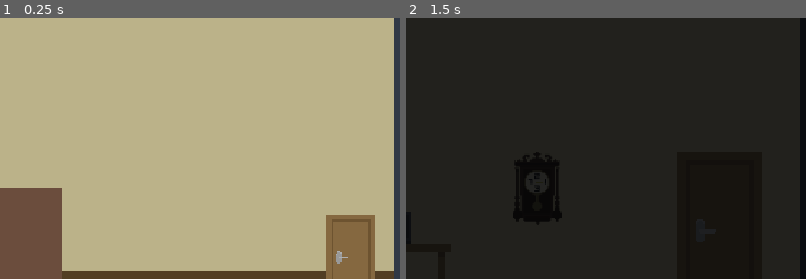
Above: before the commit, frames 1-2 (left to right).
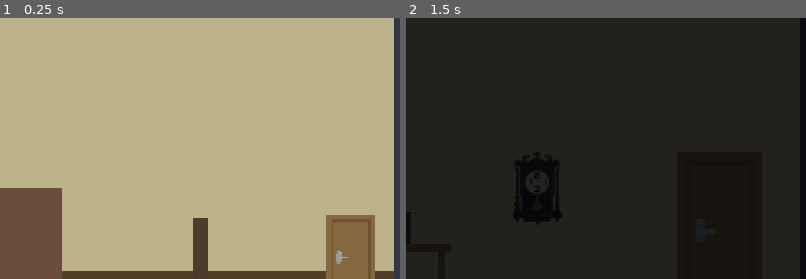
Above: after the commit, the same moments.

Repository: zjezdzalka/bounceBack
Game: Godot game, scene res://Scenes/Levels/hallway.tscn
The game is run twice, just before and just after one commit, with the same random seed, the same clock (stepped at 60 frames per second) and the same inputs. This scene is started directly instead of the project's main scene.
Inputs (mouse positions are % of the whole screen's width and height, from its top left):
- Up to frame 1 (0.25 s): no input
- Up to frame 2 (1.5 s): tap E (house_interact) at 0.5, 1.25, 1.35 s; move the mouse to (72, 45) at 0.52 s; hold Q (house_switch) 0.53-1.28 s; hold D (house_right) from 0.53 s (still down); click (72, 45) at 0.67 s; tap Space (house_jump) at 0.77 s; move the mouse to (30, 55) at 1.27 s; click (30, 55) at 1.42 s
The pictures show only the part of the screen within x 49-99%, y 27-77%; the shares and areas given below are measured in that part.

The runs differ from the first frame. In frame 1, 0.8% of the frame differs, in the area x 48-52%, y 76-97%; in frame 2, nothing differs.

Commit message:
level 2 update

Diff:
--- a/Scenes/Levels/hallway.tscn
+++ b/Scenes/Levels/hallway.tscn
@@ -6,11 +6,12 @@
 [ext_resource type="Texture2D" uid="uid://c5aes3aejhqgb" path="res://Art/House/Character.png" id="Character"]
 
 
-[ext_resource type="Texture2D" path="res://Art/House/Chair_big.png" id="Chair"]
 [ext_resource type="Texture2D" path="res://Art/House/Corridor.png" id="Corridor"]
 [ext_resource type="Texture2D" path="res://Art/House/Door_big.png" id="Door"]
 
 [ext_resource type="Texture2D" path="res://Art/House/Cabinet_big.png" id="Cabinet_big"]
+
+[ext_resource type="Texture2D" path="res://Art/House/Chair_big.png" id="Chair"]
 
 [node name="Hallway" type="Node2D" unique_id=2054935274]
 script = ExtResource("1")
@@ -56,31 +57,6 @@
 color = Color(0.19, 0.22, 0.27, 1)
 layers = 7
 
-[node name="HallChair" parent="Objects" unique_id=1252148156 instance=ExtResource("3")]
-show_placeholder = false
-visible = false
-z_index = 2
-position = Vector2(350, 566)
-collision_layer = 7
-collision_mask = 0
-size = Vector2(56, 68)
-color = Color(0.53, 0.4, 0.7, 1)
-layers = 7
-
-[node name="Art" type="Sprite2D" parent="Objects/HallChair"]
-texture_filter = 1
-scale = Vector2(1.4, 1.133333)
-texture = ExtResource("Chair")
-
-[node name="Label" type="Label" parent="Objects/HallChair" unique_id=808958788]
-z_index = 8
-offset_left = -90.0
-offset_top = -57.0
-offset_right = 90.0
-theme_override_font_sizes/font_size = 16
-text = "Krzesło"
-horizontal_alignment = 1
-
 [node name="Wardrobe" parent="Objects" unique_id=1629208816 instance=ExtResource("3")]
 z_index = 2
 position = Vector2(588, 524)
@@ -119,27 +95,6 @@
 text = "Drzwi frontowe"
 horizontal_alignment = 1
 
-[node name="CellarDoor" type="Node2D" parent="Objects" unique_id=1855769705]
-visible = false
-z_index = 1
-position = Vector2(825, 545)
-
-[node name="Art" type="Sprite2D" parent="Objects/CellarDoor"]
-texture_filter = 1
-scale = Vector2(0.875, 0.887097)
-texture = ExtResource("Door")
-region_enabled = true
-region_rect = Rect2(24, 4, 80, 124)
-
-[node name="Label" type="Label" parent="Objects/CellarDoor" unique_id=1309037884]
-z_index = 8
-offset_left = -90.0
-offset_top = -78.0
-offset_right = 90.0
-theme_override_font_sizes/font_size = 16
-text = "Do piwnicy"
-horizontal_alignment = 1
-
 [node name="Cabinet" parent="Objects" unique_id=472917172 instance=ExtResource("3")]
 visible = false
 z_index = 2
@@ -166,20 +121,74 @@
 text = "Szafka"
 horizontal_alignment = 1
 
-[node name="Wires" type="Node2D" parent="Objects"]
-visible = false
-position = Vector2(720, 553)
-z_index = 2
-
-[node name="Red" type="Line2D" parent="Objects/Wires"]
-points = PackedVector2Array(-14, -12, -6, -3, -6, 8)
-width = 3.0
-default_color = Color(0.88, 0.25, 0.27, 1)
-
-[node name="Blue" type="Line2D" parent="Objects/Wires"]
-points = PackedVector2Array(14, -12, 6, -3, 6, 8)
-width = 3.0
-default_color = Color(0.33, 0.65, 1, 1)
+[node name="HallChair" parent="Objects" unique_id=1252148156 instance=ExtResource("3")]
+show_placeholder = false
+visible = false
+z_index = 2
+position = Vector2(350, 566)
+collision_layer = 7
+collision_mask = 0
+size = Vector2(56, 68)
+color = Color(0.53, 0.4, 0.7, 1)
+layers = 7
+
+[node name="Art" type="Sprite2D" parent="Objects/HallChair"]
+texture_filter = 1
+scale = Vector2(1.4, 1.133333)
+texture = ExtResource("Chair")
+
+[node name="Label" type="Label" parent="Objects/HallChair" unique_id=808958788]
+z_index = 8
+offset_left = -90.0
+offset_top = -57.0
+offset_right = 90.0
+theme_override_font_sizes/font_size = 16
+text = "Krzesło"
+horizontal_alignment = 1
+
+[node name="CellarDoor" type="Node2D" parent="Objects" unique_id=1855769705]
+z_index = 1
+position = Vector2(825, 545)
+
+[node name="Art" type="Sprite2D" parent="Objects/CellarDoor"]
+texture_filter = 1
+scale = Vector2(3.5, 3.5)
+texture = ExtResource("Door")
+region_enabled = true
+region_rect = Rect2(10, 9, 20, 31)
+
+[node name="Label" type="Label" parent="Objects/CellarDoor" unique_id=1309037884]
+z_index = 8
+offset_left = -90.0
+offset_top = -78.0
+offset_right = 90.0
+theme_override_font_sizes/font_size = 16
+text = "Do piwnicy"
+horizontal_alignment = 1
+
+[node name="PressurePlate" type="Node2D" parent="Objects"]
+visible = false
+position = Vector2(715, 596)
+
+[node name="Surface" type="ColorRect" parent="Objects/PressurePlate"]
+offset_left = -40
+offset_right = 40
+offset_top = -4
+offset_bottom = 4
+mouse_filter = 2
+color = Color(0.8, 0.54, 0.2, 1)
+
+[node name="WardrobePassage" type="Node2D" parent="Objects"]
+visible = false
+position = Vector2(588, 574)
+
+[node name="Surface" type="ColorRect" parent="Objects/WardrobePassage"]
+offset_left = -22
+offset_right = 22
+offset_top = -26
+offset_bottom = 26
+mouse_filter = 2
+color = Color(0.31, 0.64, 0.72, 0.85)
 
 [node name="Player" parent="." unique_id=2016173304 instance=ExtResource("2")]
 position = Vector2(103, 565)
--- a/Scenes/Levels/house_level.gd
+++ b/Scenes/Levels/house_level.gd
@@ -1,6 +1,6 @@
 extends Node2D
 
-enum Stage { ROOM, HALL, BASEMENT }
+enum Stage { ROOM, HALL, BASEMENT, LIGHTS }
 
 @export var stage: Stage
 @export_file("*.tscn") var next_scene: String
@@ -15,8 +15,9 @@
 var saved_apparition: Variant = null
 var back_door: Node2D
 var learned_hints: Dictionary = {}
-const ROOM_PATHS := ["res://Scenes/Levels/room.tscn", "res://Scenes/Levels/hallway.tscn", "res://Scenes/Levels/basement.tscn"]
-const SAVED_FIELDS := ["lamp_on", "laptop_checked", "wardrobe_hint_shown", "front_door_checked", "room_door_checked", "room_key", "lights_fixed", "has_key", "gate_open", "moved_props", "hints", "learned_hints", "learned_move", "learned_jump", "left_bed", "bed_line"]
+const PREVIOUS_ROOMS := {Stage.HALL: "room", Stage.LIGHTS: "hallway", Stage.BASEMENT: "hallway"}
+var wardrobe_raised := false
+const SAVED_FIELDS := ["wardrobe_raised", "lamp_on", "laptop_checked", "wardrobe_hint_shown", "front_door_checked", "room_door_checked", "room_key", "lights_fixed", "has_key", "gate_open", "moved_props", "hints", "learned_hints", "learned_move", "learned_jump", "left_bed", "bed_line"]
 const AVATAR_ART_SCALE := 1.25
 const BODY_LAYER := 8
 const SHELF_LAYER := 16
@@ -97,6 +98,14 @@
 	if clock_audio:
 		clock_audio.bus = "Sound Effects"
 		clock_audio.play()
+	if stage == Stage.LIGHTS:
+		hallucinating = true
+		_switch_avatar()
+		apparition.position = Vector2(480, 348)
+		apparition.position.y += 375.9 - _player_bounds().end.y
+		original.hide()
+		original.get_node("HeadPlatform").collision_layer = 0
+		_refresh_objects()
 	if visited:
 		return
 	match stage:
@@ -112,6 +121,9 @@
 				"Narrator: Why is your house such a mess?",
 				"Narrator: Front door’s right there. Just cross the hall. Or whatever’s left of it. Looks like something out of a horror movie."
 			])
+		Stage.LIGHTS:
+			if not lights_fixed:
+				_say(["Narrator: Find a way to get the lights working before you go down there. I’d hate for you to break your neck on the stairs."])
 		Stage.BASEMENT:
 			_say([
 				"Narrator: Looking at the rest of the house, I thought the basement would be scarier.",
@@ -189,8 +201,9 @@
 					_say([BED_LINES[bed_line]])
 					bed_line += 1
 		Stage.HALL:
-			if player.velocity.y < -1.0:
+			if not wardrobe_raised and player.velocity.y < -1.0:
 				_wardrobe_jump_hint()
+		Stage.LIGHTS:
 			if $Objects/Wires.visible and _near("Wires", 105.0):
 				_hint("wires", "Narrator: See those wires? Try connecting them. Maybe that’ll get the lights working.")
 		Stage.BASEMENT:
@@ -219,16 +232,19 @@
 			elif _near("RoomDoor") and lamp_on and player == original:
 				target = "RoomDoor"
 		Stage.HALL:
-			if _can_grab("HallChair"):
+			if hallucinating and wardrobe_raised and _near("WardrobePassage", 64.0):
+				target = "WardrobePassage"
+			elif _can_grab("Cabinet", 65.0):
+				target = "Cabinet"
+			elif _can_grab("HallChair"):
 				target = "HallChair"
-			elif _can_grab("Cabinet", 51.0):
-				target = "Cabinet"
-			elif $Objects/Wires.visible and _near("Wires", 52.0):
-				target = "Wires"
-			elif hallucinating and front_door_checked and _near("CellarDoor"):
+			elif _near("CellarDoor"):
 				target = "CellarDoor"
 			elif _near("FrontDoor"):
 				target = "FrontDoor"
+		Stage.LIGHTS:
+			if $Objects/Wires.visible and _near("Wires", 65.0):
+				target = "Wires"
 		Stage.BASEMENT:
 			if hallucinating and not has_key and _near("ToolCabinet", 76.0) and player.position.y < 465.0:
 				target = "ToolCabinet"
@@ -259,7 +275,7 @@
 		return
 	match true:
 		true when event.is_action_pressed("house_switch"):
-			if not dialogue.visible and held_prop.is_empty() and (stage != Stage.ROOM or room_door_checked):
+			if not dialogue.visible and held_prop.is_empty() and stage != Stage.LIGHTS and (stage != Stage.ROOM or room_door_checked):
 				hallucinating = not hallucinating
 				if not hallucinating:
 					HouseSession.learned_bounce_back = true
@@ -349,10 +365,8 @@
 			if not room_key:
 				_hint("first_shrink", "Narrator: I didn’t expect you to shrink that much. Might come in handy. You can squeeze into tighter spaces now.")
 		Stage.HALL:
-			if front_door_checked:
-				_hint("cellar_door", "Narrator: There it is. Who puts a cabinet in front of a door?")
-			else:
-				_hint("hall_chair", "Narrator: See that chair? Pull it up to the wardrobe. You can use it to climb over.")
+			if not wardrobe_raised:
+				_hint("cabinet_plate", "Narrator: Slide that cabinet onto the pressure plate. It might lift the wardrobe.")
 
 func _interact() -> void:
 	if target.is_empty():
@@ -363,7 +377,11 @@
 		return
 	match target:
 		"BackDoor":
-			_change_room(ROOM_PATHS[stage - 1], true)
+			if stage == Stage.LIGHTS and HouseSession.can_use_door():
+				var corridor: Dictionary = HouseSession.rooms.get("res://Scenes/Levels/hallway.tscn", {})
+				if not corridor.is_empty():
+					corridor["returning_from_niche"] = true
+			_change_room("res://Scenes/Levels/%s.tscn" % PREVIOUS_ROOMS[stage], true)
 		"Laptop":
 			laptop_checked = true
 			$Objects/Desk/LaptopOff.hide()
@@ -397,16 +415,21 @@
 					_switch_avatar()
 				_refresh_objects()
 				_say(["Hero: Locked.", "Narrator: Of course it is. What about the basement? Maybe there’s a way out?"])
+		"WardrobePassage":
+			if player == apparition and hallucinating and wardrobe_raised:
+				_change_room("res://Scenes/Levels/lights.tscn", false)
 		"CellarDoor":
-			if _cabinet_blocks_door():
-				_hint("blocked_door", "Narrator: Try sliding it aside. Same as the chair.")
-			elif not lights_fixed:
+			if absf($Objects/Cabinet.position.x - $Objects/CellarDoor.position.x) < 64.0:
+				_hint("blocked_door", "Narrator: Slide that cabinet onto the pressure plate.")
+			elif lights_fixed:
+				_go_forward()
+			else:
 				_hint("dark_stairs", "Narrator: Find a way to get the lights working before you go down there. I’d hate for you to break your neck on the stairs.")
-				_refresh_objects()
-			else:
-				_go_forward()
 		"Wires":
 			lights_fixed = true
+			var corridor: Dictionary = HouseSession.rooms.get("res://Scenes/Levels/hallway.tscn", {})
+			if not corridor.is_empty():
+				corridor["lights_fixed"] = true
 			_refresh_objects()
 		"ToolCabinet":
 			has_key = true
@@ -502,16 +525,21 @@
 		_say(["Tu nie ma miejsca. Przesuń przedmiot i spróbuj ponownie."])
 		return
 	moved_props[held_prop] = true
+	if stage == Stage.HALL and held_prop == "Cabinet" and not wardrobe_raised:
+		if absf(prop.position.x - $Objects/PressurePlate.position.x) <= 27.0:
+			_raise_wardrobe()
 	learned_hints["drop"] = true
 	if held_prop == "Ladder":
 		climbed = false
 	held_prop = ""
 	_refresh_objects()
 
-func _cabinet_blocks_door() -> bool:
-	var cabinet = objects.get_node("Cabinet")
-	var door = objects.get_node("CellarDoor")
-	return absf(cabinet.position.x - door.position.x) < 65.0
+func _raise_wardrobe() -> void:
+	wardrobe_raised = true
+	var wardrobe := $Objects/Wardrobe as StaticBody2D
+	wardrobe.collision_layer = 0
+	create_tween().tween_property(wardrobe, "position:y", 294.0, 0.45)
+	$Objects/PressurePlate/Surface.color = Color("#67b178")
 
 func _ladder_ready() -> bool:
 	return moved_props.has("Ladder") and absf(objects.get_node("Ladder").position.x - 1035.0) < 44.0
@@ -594,10 +622,12 @@
 			$Objects/HallucinationShelves.visible = hallucinating
 		Stage.HALL:
 			_show_prop("HallChair", hallucinating)
-			_show_prop("Cabinet", hallucinating and front_door_checked)
-			_show_prop("CellarDoor", hallucinating and front_door_checked)
-			_show_prop("Wires", hallucinating and hints.has("dark_stairs") and not lights_fixed)
+			_show_prop("Cabinet", hallucinating)
 			$Objects/CellarDoor.modulate = Color.WHITE if lights_fixed else Color(0.58, 0.58, 0.64)
+			_show_prop("PressurePlate", hallucinating)
+			_show_prop("WardrobePassage", hallucinating and wardrobe_raised)
+		Stage.LIGHTS:
+			_show_prop("Wires", hallucinating and not lights_fixed)
 		Stage.BASEMENT:
 			_show_prop("CellarChair", hallucinating)
 			_show_prop("Gate", not gate_open)
@@ -657,6 +687,7 @@
 		"RoomDoor": "open the door" if room_key else "try the door",
 		"RoomKey": "pick up the key",
 		"FrontDoor": "try the front door",
+		"WardrobePassage": "enter the passage",
 		"CellarDoor": "enter the basement" if lights_fixed else "check the basement door",
 		"Wires": "connect the wires",
 		"ToolCabinet": "search the cabinet",
@@ -666,7 +697,7 @@
 	}.get(target, "")
 	if not action.is_empty() and not learned_hints.has(_interaction_hint_id()):
 		return _press("house_interact", action)
-	if hallucinating and not HouseSession.learned_bounce_back:
+	if hallucinating and stage != Stage.LIGHTS and not HouseSession.learned_bounce_back:
 		return _press("house_switch", "bounce back to reality")
 	return ""
 
@@ -705,6 +736,15 @@
 	back_door.name = "BackDoor"
 	objects.add_child(back_door)
 	back_door.position = Vector2(original.position.x, original.position.y - 24.0)
+	if stage == Stage.LIGHTS:
+		back_door.position = Vector2(450, 355)
+		var opening := ColorRect.new()
+		opening.position = Vector2(-12, -20)
+		opening.size = Vector2(24, 40)
+		opening.color = Color("#385965")
+		opening.mouse_filter = Control.MOUSE_FILTER_IGNORE
+		back_door.add_child(opening)
+		return
 	var sprite := Sprite2D.new()
 	sprite.texture = preload("res://Art/House/Door_big.png")
 	sprite.texture_filter = CanvasItem.TEXTURE_FILTER_NEAREST
@@ -719,6 +759,7 @@
 		if objects.has_node(name):
 			positions[name] = objects.get_node(name).position
 	record["positions"] = positions
+	record["original_position"] = original.position
 	record["apparition"] = apparition.position if apparition != null else saved_apparition
 	HouseSession.rooms[scene_file_path] = record.duplicate(true)
 
@@ -739,8 +780,15 @@
 		$Objects/Desk/LaptopOff.visible = not laptop_checked
 		$Objects/Desk/LaptopOn.visible = laptop_checked
 		darkness.hide()
-	if backwards:
-		var exit_name := "RoomDoor" if stage == Stage.ROOM else "CellarDoor"
+	if stage == Stage.HALL and wardrobe_raised:
+		$Objects/Wardrobe.position.y = 294.0
+		$Objects/Wardrobe.collision_layer = 0
+		$Objects/PressurePlate/Surface.color = Color("#67b178")
+	if record.get("returning_from_niche", false):
+		original.position = record["original_position"]
+		HouseSession.rooms[scene_file_path].erase("returning_from_niche")
+	elif backwards:
+		var exit_name: String = {Stage.ROOM: "RoomDoor", Stage.HALL: "CellarDoor"}[stage]
 		original.position.x = objects.get_node(exit_name).position.x
 		original.position.y = 600.0 - _player_half_size().y - 6.0
 	return true
--- /dev/null
+++ b/Scenes/Levels/lights.tscn
@@ -0,0 +1,114 @@
+[gd_scene format=3]
+
+[ext_resource type="Script" uid="uid://ckpdu7ojph7eu" path="res://Scenes/Levels/house_level.gd" id="1"]
+[ext_resource type="PackedScene" uid="uid://dmg0ukd1sp2um" path="res://player.tscn" id="2"]
+[ext_resource type="PackedScene" path="res://block.tscn" id="3"]
+[ext_resource type="Texture2D" uid="uid://c5aes3aejhqgb" path="res://Art/House/Character.png" id="Character"]
+
+
+[ext_resource type="Texture2D" path="res://Art/House/Corridor.png" id="Corridor"]
+[ext_resource type="Texture2D" path="res://Art/House/Door_big.png" id="Door"]
+
+
+[node name="Lights" type="Node2D" unique_id=2054935274]
+script = ExtResource("1")
+stage = 3
+
+[node name="NicheWall" type="ColorRect" parent="."]
+z_index = -1
+offset_left = 438.0
+offset_top = 286.0
+offset_right = 714.0
+offset_bottom = 376.0
+mouse_filter = 2
+color = Color(0.15, 0.17, 0.21, 1)
+
+[node name="Objects" type="Node2D" parent="." unique_id=661144629]
+
+[node name="Ceiling" parent="Objects" instance=ExtResource("3")]
+position = Vector2(576, 275)
+size = Vector2(276, 22)
+layers = 7
+
+[node name="Floor" parent="Objects" unique_id=674686023 instance=ExtResource("3")]
+z_index = 2
+position = Vector2(576, 387)
+collision_layer = 7
+collision_mask = 0
+size = Vector2(276, 22)
+color = Color(0.31, 0.34, 0.39, 1)
+layers = 7
+
+[node name="LeftWall" parent="Objects" unique_id=2143406224 instance=ExtResource("3")]
+z_index = 2
+position = Vector2(426, 342)
+collision_layer = 7
+collision_mask = 0
+size = Vector2(24, 112)
+color = Color(0.19, 0.22, 0.27, 1)
+layers = 7
+
+[node name="RightWall" parent="Objects" unique_id=1370890372 instance=ExtResource("3")]
+z_index = 2
+position = Vector2(726, 342)
+collision_layer = 7
+collision_mask = 0
+size = Vector2(24, 112)
+color = Color(0.19, 0.22, 0.27, 1)
+layers = 7
+
+[node name="Wires" type="Node2D" parent="Objects"]
+visible = false
+position = Vector2(665, 349)
+z_index = 2
+
+[node name="Red" type="Line2D" parent="Objects/Wires"]
+points = PackedVector2Array(-14, -12, -6, -3, -6, 8)
+width = 3.0
+default_color = Color(0.88, 0.25, 0.27, 1)
+
+[node name="Blue" type="Line2D" parent="Objects/Wires"]
+points = PackedVector2Array(14, -12, 6, -3, 6, 8)
+width = 3.0
+default_color = Color(0.33, 0.65, 1, 1)
+
+[node name="Player" parent="." unique_id=2016173304 instance=ExtResource("2")]
+position = Vector2(480, 338)
+scale = Vector2(1.25, 1.25)
+layer_switching_enabled = false
+
+[node name="TextureRect" parent="Player" index="2" unique_id=982247166]
+visible = false
+
+[node name="HouseCharacter" type="Sprite2D" parent="Player" unique_id=2118400479]
+texture_filter = 1
+scale = Vector2(2.25, 2.25)
+
+[node name="HUD" type="CanvasLayer" parent="." unique_id=1491090558]
+
+[node name="Darkness" type="ColorRect" parent="HUD" unique_id=1302726648]
+visible = false
+offset_right = 1152.0
+offset_bottom = 752.0
+mouse_filter = 2
+color = Color(0.01, 0.015, 0.025, 0.84)
+
+[node name="TextBackground" type="ColorRect" parent="HUD" unique_id=1522989736]
+offset_top = 622.0
+offset_right = 1152.0
+offset_bottom = 752.0
+mouse_filter = 2
+color = Color(0.04, 0.05, 0.07, 0.9)
+
+[node name="Dialogue" type="Label" parent="HUD" unique_id=2002660431]
+visible = false
+offset_left = 80.0
+offset_top = 630.0
+offset_right = 1072.0
+offset_bottom = 691.0
+theme_override_font_sizes/font_size = 24
+horizontal_alignment = 1
+vertical_alignment = 1
+autowrap_mode = 2
+
+[editable path="Player"]
